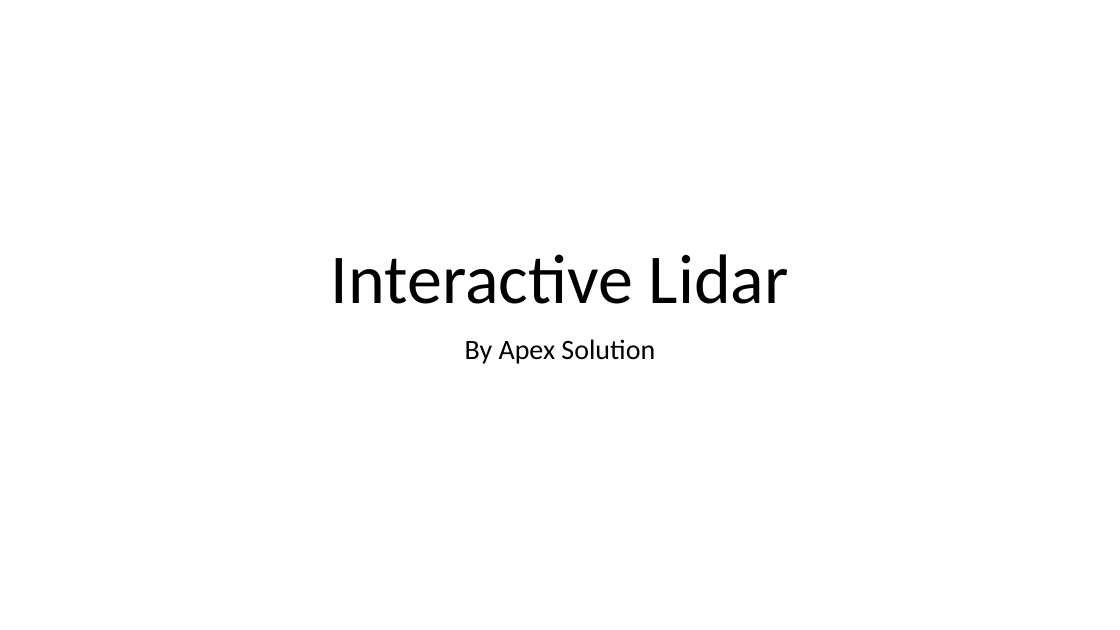
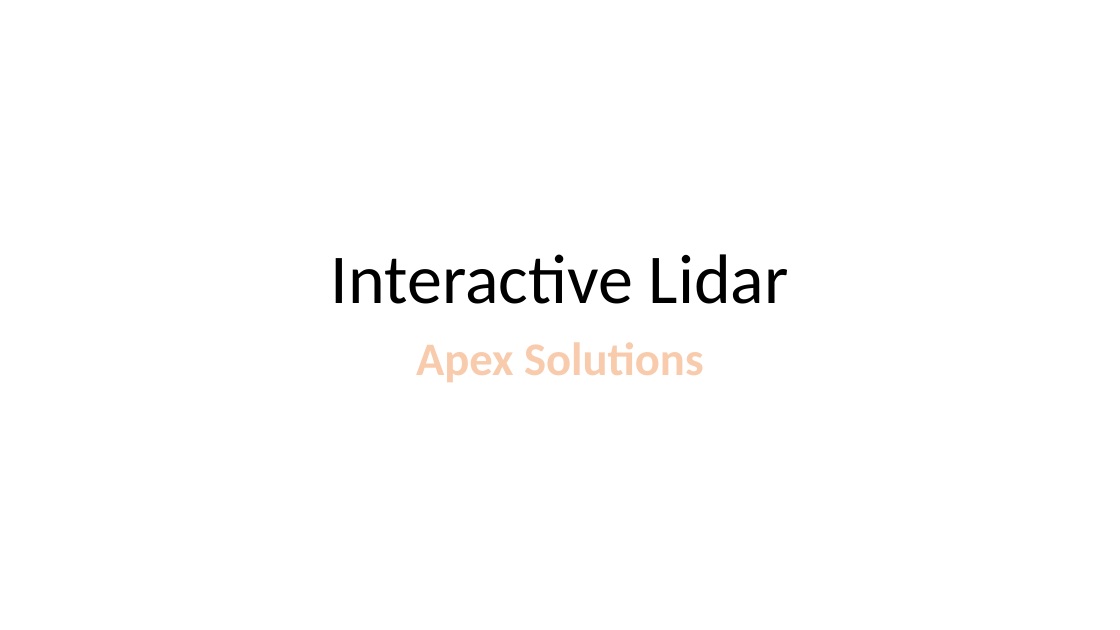
Before and after one commit to TakShimoda/Interactive-Projector-Lidar, a slide deck: slide 1 of Presentation.pptm. Drawn at 1120x630 pixels with LibreOffice and Linux fonts; fonts in the diff are those of the drawing. Boxes give left, top, right and bottom in pixels: in the first picture for what was removed or moved away, otherwise in the second. Text is boxed around its words. In the diff, an @@ line names an element or a change of style, - is before the commit and + after.

```diff
--- a/Presentation.pptm
+++ b/Presentation.pptm
@@ subtitle at (x1=416, y1=342, x2=703, y2=382): text changed; size 24 to 40 pt; text colour #000000 to #F8CBAD; bold on @@
-By Apex Solution
+Apex Solutions
```
